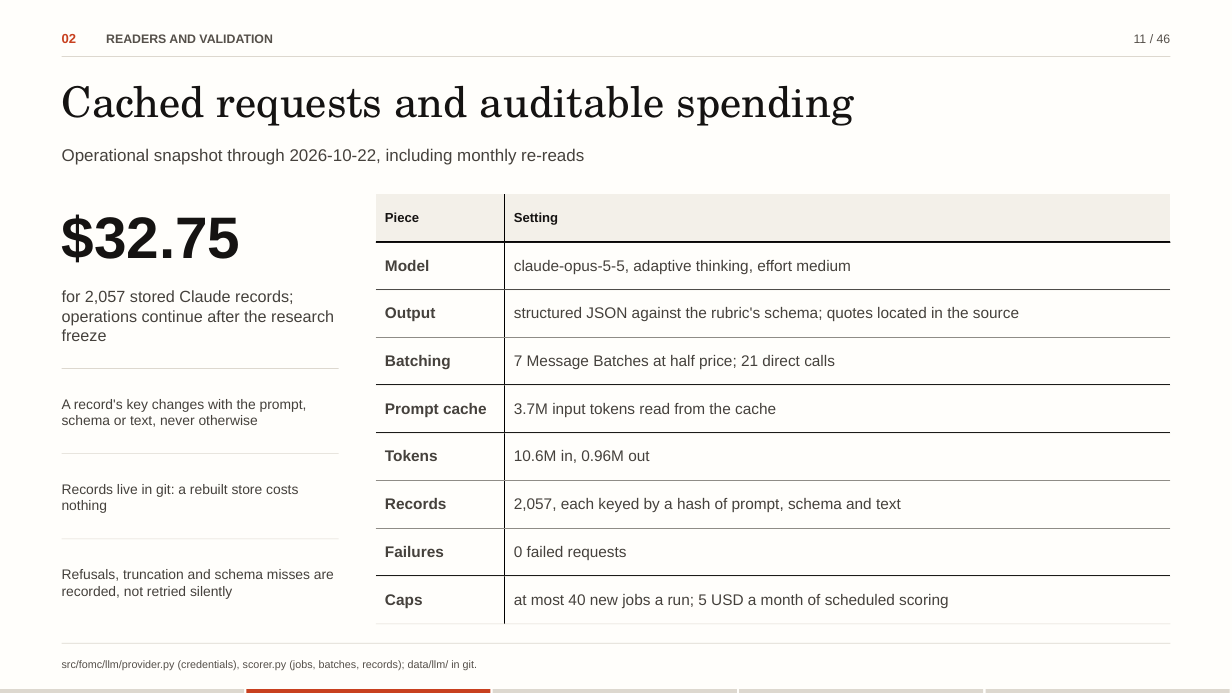
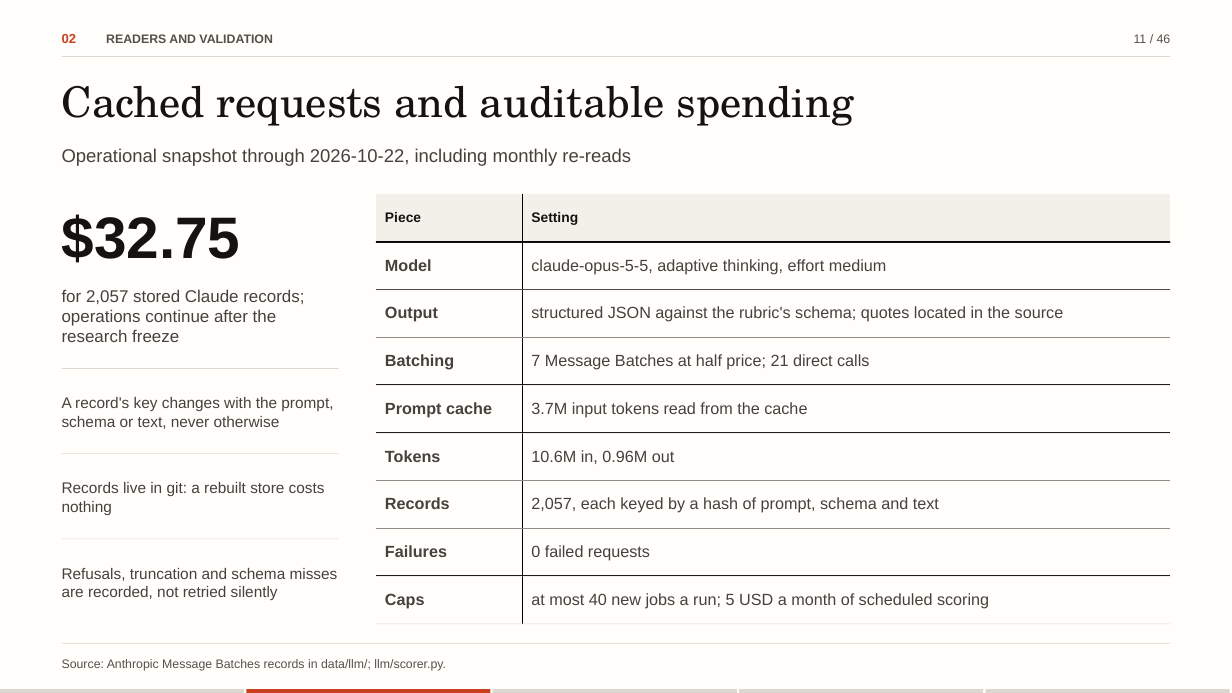
Before and after one commit to flukier1016/fomc-tone-lab, a slide deck: slide 11 of docs/slides/FOMC-Tone-Lab-editable.pptx. Drawn at 1232x693 pixels with LibreOffice and Linux fonts; fonts in the diff are those of the drawing. Boxes give left, top, right and bottom in pixels: in the first picture for what was removed or moved away, otherwise in the second. Text is boxed around its words. In the diff, an @@ line names an element or a change of style, - is before the commit and + after.

Commit message:
Sync with revision 3430cea
The deck now names the public repository on its first and last slides, keeps one-line source footers and a list-style contents page; the write-up is set in the course homework style with references at the end; SUBMISSION.md is a short guide for graders.

```diff
--- a/docs/slides/FOMC-Tone-Lab-editable.pptx
+++ b/docs/slides/FOMC-Tone-Lab-editable.pptx
@@ text "Operational snapshot through 2026-10-22, including ..." at <box>62,148,631,166</box>: size 13.2 to 14.4 pt @@
@@ table at <box>376,194,1171,624</box> @@
@@ size 10.2 to 10.8 pt in "Piece", "Setting" @@
@@ size 12 to 12.6 pt @@
@@ text "for 2,057 stored Claude records; ..." at <box>62,289,304,342</box>: size 12.6 to 13.2 pt @@
@@ size 10.8 to 12 pt in 3 elements at <box>62,397,333,429</box>, <box>62,482,325,515</box>, <box>62,568,338,600</box> @@
@@ text at <box>62,659,446,671</box>: text changed; size 8.4 to 9.6 pt @@
-src/fomc/llm/provider.py (credentials), scorer.py (jobs, batches, records); data/llm/ in git.
+Source: Anthropic Message Batches records in data/llm/; llm/scorer.py.
```
Also in this commit, not shown: 45 other slides changed, 20 other files.
